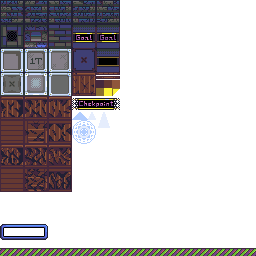
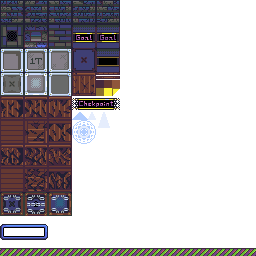
Revision of a layered 256px x 256px image; what changed, layer by layer:
painted on "Layer" over [0, 192, 72, 216]
